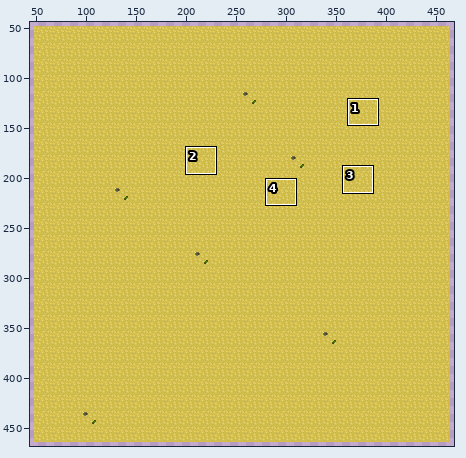
Two states of a sprite sheet, Arena/tilemaps/ground.png. The picture above shows the old version from afar; the outline marks the close-up.
Close-up. The starting point:
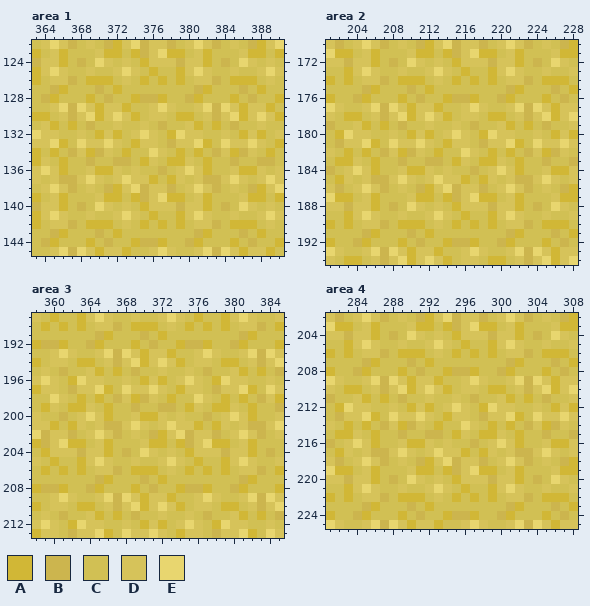
The file is 512x512 pixels. Colours within 5 levels of each other are drawn and written as one. Shown: area 1: x 363..390, y 122..145; area 2: x 201..228, y 170..194; area 3: x 358..385, y 189..213; area 4: x 281..308, y 202..225. The wide view leaves out empty margins. The commit also changed other parts of the picture, which this record leaves out.
Palette (. is transparent): A #d1b736  B #ccb54e  C #d1c054  D #d6c35a  E #e8d66f
Pixels before, area 1, first column x 363:
122 CDEDBCDCBADEBDDBCDEDBCDCBADE
123 ACDACCCDAACABDEAACDACCCDAACA
124 BDDACBCEDCDCADDDBDDACBCEDCDC
125 ADEDCCDCCDEDCACCADEDCCDCCDED
126 ACDDBCAAACDCACACACDDBCAAACDC
127 CCBACCCBCACCCCCCCCBACCCBCACC
128 CBACCCACBCCABBACCBACCCACBCCA
129 CCDEBEDADDACCDEDCCDEBEDADDAC
130 AACDBDEADEDACDDCAACDBDEADEDA
131 CDACACBCCDCCDCBCCDACACBCCDCC
132 EDDCCDCADACDEDCAEDDCCDCADACD
133 DDEACEDDEDCADDCBDDEACEDDEDCA
134 ACACBDABDCACCEDCACACBDABDCAC
135 ADCACCBCCBBCADCAADCACCBCCBBC
136 DEDACCDAADCDCCBCDEDACCDAADCD
137 DCDBBDEDCDEDDACADCDBBDEDCDED
138 CDEDBCDCBADEBDDBCDEDBCDCBADE
139 ACDACCCDAACABDEAACDACCCDAACA
140 BDDACBCEDCDCADDDBDDACBCEDCDC
141 ADEDCCDCCDEDCACCADEDCCDCCDED
142 ACDDBCAAACDCACACACDDBCAAACDC
143 CCBACCCBCACCCCCCCCBACCCBCACC
144 CBACCCACBCCABBACCBACCCACBCCA
145 CCDEBEDADDACCDEDCCDEBEDADDAC
Pixels before, area 2, first column x 201:
170 DBCDEDBCDCBADEBDDBCDEDBCDCBA
171 EAACDACCCDAACABDEAACDACCCDAA
172 DDBDDACBCEDCDCADDDBDDACBCEDC
173 CCADEDCCDCCDEDCACCADEDCCDCCD
174 ACACDDBCAAACDCACACACDDBCAAAC
175 CCCCBACCCBCACCCCCCCCBACCCBCA
176 ACCBACCCACBCCABBACCBACCCACBC
177 EDCCDEBEDADDACCDEDCCDEBEDADD
178 DCAACDBDEADEDACDDCAACDBDEADE
179 BCCDACACBCCDCCDCBCCDACACBCCD
180 CAEDDCCDCADACDEDCAEDDCCDCADA
181 CBDDEACEDDEDCADDCBDDEACEDDED
182 DCACACBDABDCACCEDCACACBDABDC
183 CAADCACCBCCBBCADCAADCACCBCCB
184 BCDEDACCDAADCDCCBCDEDACCDAAD
185 CADCDBBDEDCDEDDACADCDBBDEDCD
186 DBCDEDBCDCBADEBDDBCDEDBCDCBA
187 EAACDACCCDAACABDEAACDACCCDAA
188 DDBDDACBCEDCDCADDDBDDACBCEDC
189 CCADEDCCDCCDEDCACCADEDCCDCCD
190 ACACDDBCAAACDCACACACDDBCAAAC
191 CCCCBACCCBCACCCCCCCCBACCCBCA
192 ACCBACCCACBCCABBACCBACCCACBC
193 EDCCDEBEDADDACCDEDCCDEBEDADD
194 DCAACDBDEADEDACDDCAACDBDEADE
Pixels before, area 3, first column x 358:
189 DCACCADEDCCDCCDEDCACCADEDCCD
190 CACACACDDBCAAACDCACACACDDBCA
191 CCCCCCCBACCCBCACCCCCCCCBACCC
192 ABBACCBACCCACBCCABBACCBACCCA
193 CCDEDCCDEBEDADDACCDEDCCDEBED
194 ACDDCAACDBDEADEDACDDCAACDBDE
195 CDCBCCDACACBCCDCCDCBCCDACACB
196 DEDCAEDDCCDCADACDEDCAEDDCCDC
197 ADDCBDDEACEDDEDCADDCBDDEACED
198 CCEDCACACBDABDCACCEDCACACBDA
199 CADCAADCACCBCCBBCADCAADCACCB
200 DCCBCDEDACCDAADCDCCBCDEDACCD
201 DDACADCDBBDEDCDEDDACADCDBBDE
202 EBDDBCDEDBCDCBADEBDDBCDEDBCD
203 ABDEAACDACCCDAACABDEAACDACCC
204 CADDDBDDACBCEDCDCADDDBDDACBC
205 DCACCADEDCCDCCDEDCACCADEDCCD
206 CACACACDDBCAAACDCACACACDDBCA
207 CCCCCCCBACCCBCACCCCCCCCBACCC
208 ABBACCBACCCACBCCABBACCBACCCA
209 CCDEDCCDEBEDADDACCDEDCCDEBED
210 ACDDCAACDBDEADEDACDDCAACDBDE
211 CDCBCCDACACBCCDCCDCBCCDACACB
212 DEDCAEDDCCDCADACDEDCAEDDCCDC
213 ADDCBDDEACEDDEDCADDCBDDEACED
Pixels before, area 4, first column x 281:
202 DBCDEDBCDCBADEBDDBCDEDBCDCBA
203 EAACDACCCDAACABDEAACDACCCDAA
204 DDBDDACBCEDCDCADDDBDDACBCEDC
205 CCADEDCCDCCDEDCACCADEDCCDCCD
206 ACACDDBCAAACDCACACACDDBCAAAC
207 CCCCBACCCBCACCCCCCCCBACCCBCA
208 ACCBACCCACBCCABBACCBACCCACBC
209 EDCCDEBEDADDACCDEDCCDEBEDADD
210 DCAACDBDEADEDACDDCAACDBDEADE
211 BCCDACACBCCDCCDCBCCDACACBCCD
212 CAEDDCCDCADACDEDCAEDDCCDCADA
213 CBDDEACEDDEDCADDCBDDEACEDDED
214 DCACACBDABDCACCEDCACACBDABDC
215 CAADCACCBCCBBCADCAADCACCBCCB
216 BCDEDACCDAADCDCCBCDEDACCDAAD
217 CADCDBBDEDCDEDDACADCDBBDEDCD
218 DBCDEDBCDCBADEBDDBCDEDBCDCBA
219 EAACDACCCDAACABDEAACDACCCDAA
220 DDBDDACBCEDCDCADDDBDDACBCEDC
221 CCADEDCCDCCDEDCACCADEDCCDCCD
222 ACACDDBCAAACDCACACACDDBCAAAC
223 CCCCBACCCBCACCCCCCCCBACCCBCA
224 ACCBACCCACBCCABBACCBACCCACBC
225 EDCCDEBEDADDACCDEDCCDEBEDADD
And afterwards:
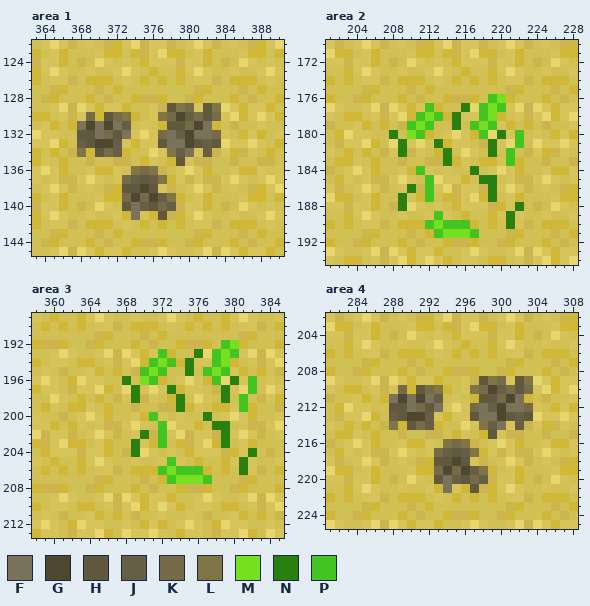
Colours new in this view: F #7a725b  G #4f4830  H #61593e  J #665e45  K #756b48  L #807545  M #76e020  N #298011  P #42c421
The edit:
Area 1:
y 129: x 377..380 EDCC -> BHLK; x 382..383 EB -> HL
y 130: x 369 E -> K; x 371..373 DED -> HKL; x 377..383 DCAACDB -> LKGJKHK
y 131: x 368..373 CBCCDC -> FGFGFJ; x 377..382 BCCDAC -> AHHKGF
y 132: x 368..373 DCADAC -> HHFKHF; x 377..383 CAEDDCC -> KFJGFFK
y 133: x 368..373 EDDEDC -> JHGGJD; x 377..383 CBDDEAC -> HFFGHJH
y 134: x 368 D -> L; x 370..372 BDC -> HKJ; x 378..382 CACAC -> LJFDJ
y 135: x 379 A -> H; x 381..382 CA -> BB
y 136: x 374..376 DCC -> LKL
y 137: x 373..377 EDDAC -> KJHJL; x 380 C -> B
y 138: x 373..376 DEBD -> HHGH
y 139: x 373..378 CABDEA -> KGKGJL
y 140: x 373..378 DCADDD -> HFJHKJ
y 141: x 373..375 EDC -> AFD; x 377..378 CC -> HB
Area 2:
y 176: x 219..220 CB -> PM
y 177: x 212 D -> P; x 216 D -> N; x 218..220 DCC -> PMP
y 178: x 211..213 DED -> PMP; x 215 C -> N; x 218..219 CA -> PM
y 179: x 210..212 CCD -> PMP; x 215 D -> N; x 217..219 BCC -> PMP
y 180: x 208 D -> N; x 210..211 AD -> MP; x 217..218 CA -> AP; x 220 D -> N; x 222 C -> P
y 181: x 209 D -> N; x 213 C -> N; x 219 D -> N; x 222 A -> P
y 182: x 209 A -> N; x 214 C -> N; x 219 A -> N; x 221 A -> P
y 183: x 214 C -> N; x 221 C -> P
y 184: x 211 A -> P; x 217 B -> N
y 185: x 212 D -> P; x 218..219 AD -> NN
y 186: x 210 C -> N; x 212 A -> P; x 219 C -> N
y 187: x 209 C -> N; x 212 A -> P; x 219 A -> N
y 188: x 209 C -> N; x 220 D -> A; x 222 A -> N
y 189: x 213 E -> P; x 221 E -> N
y 190: x 212..216 CDCAC -> PMPPP; x 221 D -> N
y 191: x 213..217 CCCCC -> PMMMP
Area 3:
y 192: x 379..380 CB -> PM
y 193: x 372 D -> P; x 376 D -> N; x 378..380 DCC -> PMP
y 194: x 371..373 DED -> PMP; x 375 C -> N; x 378..379 CA -> PM
y 195: x 370..372 CCD -> PMP; x 375 D -> N; x 377..379 BCC -> PMP
y 196: x 368 D -> N; x 370..371 AD -> MP; x 377..378 CA -> AP; x 380 D -> N; x 382 C -> P
y 197: x 369 D -> N; x 373 C -> N; x 379 D -> N; x 382 A -> P
y 198: x 369 A -> N; x 374 C -> N; x 379 A -> N; x 381 A -> P
y 199: x 374 C -> N; x 381 C -> P
y 200: x 371 A -> P; x 377 B -> N
y 201: x 372 D -> P; x 378..379 AD -> NN
y 202: x 370 C -> N; x 372 A -> P; x 379 C -> N
y 203: x 369 C -> N; x 372 A -> P; x 379 A -> N
y 204: x 369 C -> N; x 380 D -> A; x 382 A -> N
y 205: x 373 E -> P; x 381 E -> N
y 206: x 372..376 CDCAC -> PMPPP; x 381 D -> N
y 207: x 373..377 CCCCC -> PMMMP
Area 4:
y 209: x 297..300 EDCC -> BHLK; x 302..303 EB -> HL
y 210: x 289 E -> K; x 291..293 DED -> HKL; x 297..303 DCAACDB -> LKGJKHK
y 211: x 288..293 CBCCDC -> FGFGFJ; x 297..302 BCCDAC -> AHHKGF
y 212: x 288..293 DCADAC -> HHFKHF; x 297..303 CAEDDCC -> KFJGFFK
y 213: x 288..293 EDDEDC -> JHGGJD; x 297..303 CBDDEAC -> HFFGHJH
y 214: x 288 D -> L; x 290..292 BDC -> HKJ; x 298..302 CACAC -> LJFDJ
y 215: x 299 A -> H; x 301..302 CA -> BB
y 216: x 294..296 DCC -> LKL
y 217: x 293..297 EDDAC -> KJHJL; x 300 C -> B
y 218: x 293..296 DEBD -> HHGH
y 219: x 293..298 CABDEA -> KGKGJL
y 220: x 293..298 DCADDD -> HFJHKJ
y 221: x 293..295 EDC -> AFD; x 297..298 CC -> HB
Pixel boxes of the changes (left, top, right, bottom) in both close-ups:
changed: (77, 103, 221, 220)
changed: (389, 94, 524, 238)
changed: (122, 340, 257, 484)
changed: (389, 376, 533, 493)
